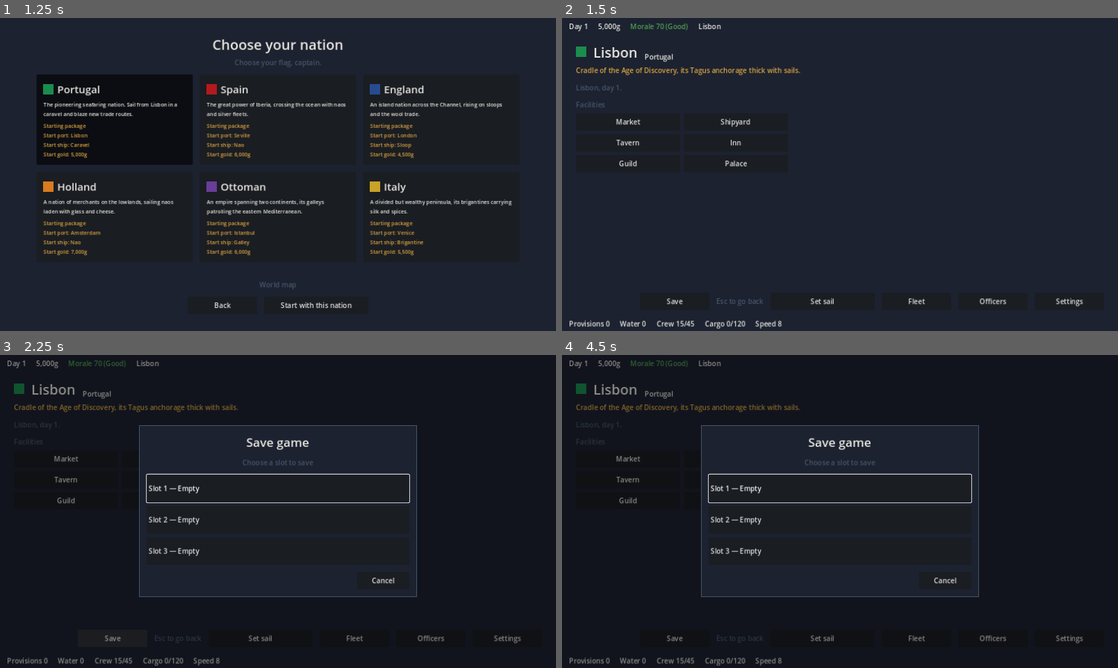
Above: before the commit, frames 1-4 (two rows, left to right).
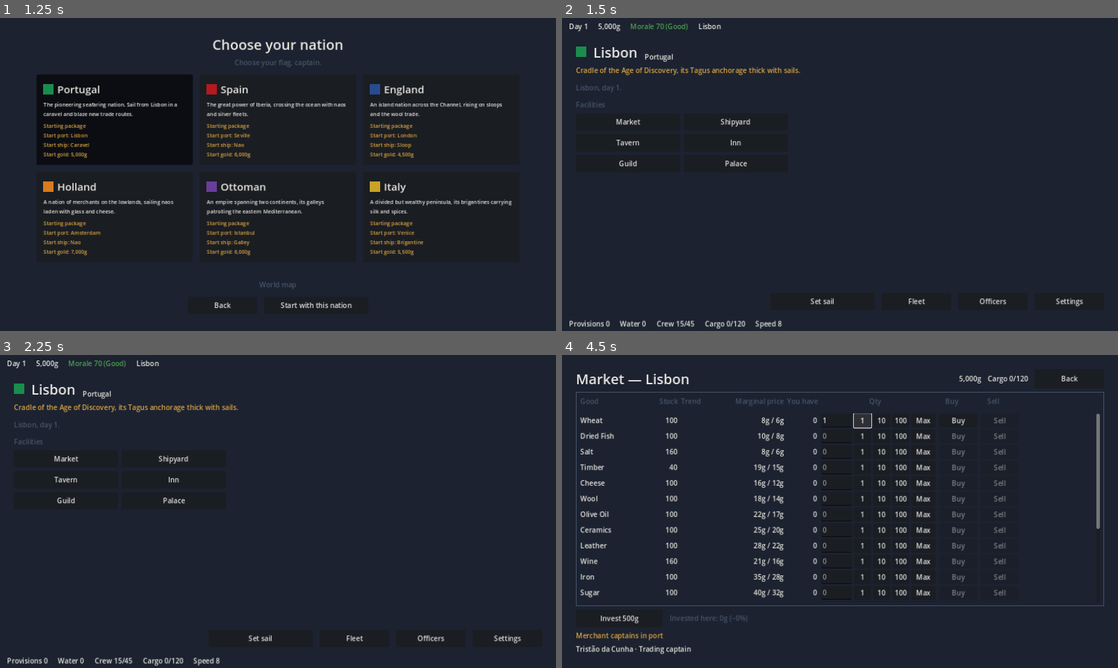
Above: after the commit, the same moments.

Repository: foodfix/SailAge
Game: Godot game, scene res://scenes/title/title_screen.tscn
Same seed, same stepped clock (60 frames per second), same inputs: the game is played once before the commit and once after it.
Inputs (mouse positions are in pixels of both pictures, inside the frame that each line leads up to):
- Up to frame 1 (1.25 s): click "New game" at 0.5 s
- Up to frame 2 (1.5 s): click "Start with this nation" at 1.25 s
- Up to frame 3 (2.25 s): click (111, 639) at 2 s, where only the run before the commit has a clickable "Save"
- Up to frame 4 (4.5 s): click "Market" at 2.75 s; click (734, 458) at 3.5 s, where only the run before the commit has a clickable "Shipyard"; click (862, 420) at 4.25 s, where only the run after the commit has a clickable "1"

Frame 1 is identical in both runs. In frame 2, less than 0.1% of the frame differs, in the area x 18-37%, y 89-92%; in frame 3, 3.3%; in frame 4, 16%, in the area x 1-98%, y 1-100%.

Commit message:
fix(ui): remove Esc-hint labels, move Save into S19, drop the top-bar pointer text, quiet event rumor lookups (80-* §4.6.3)

Diff:
--- a/data/ui_strings.json
+++ b/data/ui_strings.json
@@ -56,10 +56,6 @@
     "zh": "中文 / EN",
     "en": "中文 / EN"
   },
-  "ui.esc_hint": {
-    "zh": "Esc 返回",
-    "en": "Esc to go back"
-  },
   "ui.saved": {
     "zh": "已保存。",
     "en": "Game saved."
@@ -1693,8 +1689,8 @@
     "en": "Extreme"
   },
   "settings.locale": {
-    "zh": "语言(顶部栏按钮切换)",
-    "en": "Language (toggle in the top bar)"
+    "zh": "语言",
+    "en": "Language"
   },
   "settings.return_menu": {
     "zh": "返回主菜单",
--- a/scenes/combat/battle_screen.gd
+++ b/scenes/combat/battle_screen.gd
@@ -141,7 +141,6 @@
 @onready var _day: Label = $TopRow/Day
 @onready var _round: Label = $TopRow/Round
 @onready var _weather: Label = $TopRow/Weather
-@onready var _esc_hint: Label = $TopRow/EscHint
 @onready var _grid_area: Control = $GridArea
 @onready var _sea: ColorRect = $GridArea/Sea
 @onready var _cells: Control = $GridArea/Cells
@@ -659,7 +658,6 @@
 	for label in [_title, _day, _round, _flagship_label, _durability, _crew,
 			_cannons, _target_label]:
 		label.add_theme_color_override("font_color", PaletteLib.TEXT)
-	_esc_hint.add_theme_color_override("font_color", PaletteLib.PANEL_LINE)
 	_weather.add_theme_color_override("font_color", PaletteLib.PANEL_LINE)
 	_reload.add_theme_color_override("font_color", PaletteLib.ACCENT)
 	_title.add_theme_font_size_override("font_size", 20)
@@ -801,7 +799,6 @@
 	_day.text = I18n.fmt("world.day", {"day": int(sim.day)})
 	_round.text = _t("battle.round", {"round": int(sim.round_number())})
 	_weather.text = I18n.t_key("world.weather.%s" % _weather_name())
-	_esc_hint.text = I18n.t_key("ui.esc_hint")
 	_sync_tokens()
 	_bind_stats()
 	_bind_log_records()
--- a/scenes/combat/battle_screen.tscn
+++ b/scenes/combat/battle_screen.tscn
@@ -64,11 +64,6 @@
 layout_mode = 2
 size_flags_horizontal = 3
 text = "-"
-vertical_alignment = 1
-
-[node name="EscHint" type="Label" parent="TopRow"]
-layout_mode = 2
-text = "Esc"
 vertical_alignment = 1
 
 [node name="GridArea" type="Control" parent="."]
--- a/scenes/port/guild_screen.gd
+++ b/scenes/port/guild_screen.gd
@@ -56,7 +56,6 @@
 @onready var _reports_heading: Label = $Layout/VBox/Reports/Heading
 @onready var _reports_rows: VBoxContainer = $Layout/VBox/Reports/Scroll/Rows
 @onready var _reports_empty: Label = $Layout/VBox/Reports/Empty
-@onready var _esc_hint: Label = $Layout/VBox/Footer/EscHint
 @onready var _toast: Label = $Layout/VBox/Toast
 @onready var _toast_timer: Timer = $ToastTimer
 
@@ -71,12 +70,11 @@
 func _ready() -> void:
 	_background.color = PaletteLib.PANEL_BG
 	for label in [_title, _gold, _fame, _offers_heading, _offers_hint,
-			_announce, _reports_heading, _esc_hint, _toast]:
+			_announce, _reports_heading, _toast]:
 		label.add_theme_color_override("font_color", PaletteLib.TEXT)
 	_fame.add_theme_color_override("font_color", PaletteLib.ACCENT)
 	_offers_hint.add_theme_color_override("font_color", PaletteLib.PANEL_LINE)
 	_announce.add_theme_color_override("font_color", PaletteLib.ACCENT)
-	_esc_hint.add_theme_color_override("font_color", PaletteLib.PANEL_LINE)
 	_title.add_theme_font_size_override("font_size", 32)
 	_toast.visible = false
 	_toast_timer.one_shot = true
@@ -130,7 +128,7 @@
 	var out: Array = [
 		_title.text, _gold.text, _fame.text, _back_button.text,
 		_offers_heading.text, _offers_hint.text, _announce.text,
-		_reports_heading.text, _esc_hint.text,
+		_reports_heading.text,
 	]
 	for container in [_offers_rows, _reports_rows]:
 		for child in _walk_labels(container):
@@ -219,7 +217,6 @@
 		"day": QuestGenLib.next_refresh_day(GameState.day),
 	})
 	_reports_heading.text = I18n.t_key("guild.report.section")
-	_esc_hint.text = I18n.t_key("ui.esc_hint")
 	_bind_offers()
 	_bind_reports()
 
--- a/scenes/port/guild_screen.tscn
+++ b/scenes/port/guild_screen.tscn
@@ -135,11 +135,6 @@
 theme_override_constants/separation = 16
 alignment = 2
 
-[node name="EscHint" type="Label" parent="Layout/VBox/Footer"]
-layout_mode = 2
-size_flags_vertical = 4
-text = "Esc to go back"
-
 [node name="Toast" type="Label" parent="Layout/VBox"]
 visible = false
 layout_mode = 2
--- a/scenes/port/inn_screen.gd
+++ b/scenes/port/inn_screen.gd
@@ -47,7 +47,6 @@
 @onready var _odd_job_button: Button = $Layout/VBox/Actions/OddJobButton
 @onready var _odd_job_hint: Label = $Layout/VBox/Actions/OddJobHint
 @onready var _back_button: Button = $Layout/VBox/Footer/Back
-@onready var _esc_hint: Label = $Layout/VBox/Footer/EscHint
 
 ## Routing switch for headless tests (the `port_screen.route_to_world`
 ## convention): with `false`, [method leave] runs the state transition and
@@ -75,7 +74,6 @@
 		label.add_theme_color_override("font_color", PaletteLib.TEXT)
 	_rest_hint.add_theme_color_override("font_color", PaletteLib.PANEL_LINE)
 	_odd_job_hint.add_theme_color_override("font_color", PaletteLib.PANEL_LINE)
-	_esc_hint.add_theme_color_override("font_color", PaletteLib.PANEL_LINE)
 	_status_panel.add_theme_stylebox_override("panel", _panel_style())
 	_title.add_theme_font_size_override("font_size", 32)
 	for button in [_rest_button, _odd_job_button, _back_button]:
@@ -182,7 +180,6 @@
 	_bind_captains()
 
 	_back_button.text = I18n.t_key("ui.back")
-	_esc_hint.text = I18n.t_key("ui.esc_hint")
 
 
 func _bind_rest() -> void:
--- a/scenes/port/inn_screen.tscn
+++ b/scenes/port/inn_screen.tscn
@@ -120,11 +120,6 @@
 theme_override_constants/separation = 16
 alignment = 2
 
-[node name="EscHint" type="Label" parent="Layout/VBox/Footer"]
-layout_mode = 2
-size_flags_vertical = 4
-text = "Esc to go back"
-
 [node name="Back" type="Button" parent="Layout/VBox/Footer"]
 custom_minimum_size = Vector2(120, 40)
 layout_mode = 2
--- a/scenes/port/officers_panel.gd
+++ b/scenes/port/officers_panel.gd
@@ -256,7 +256,6 @@
 	_mode_note.visible = is_read_only()
 	_mode_note.text = I18n.t_key("officers.readonly_sea") if is_read_only() else ""
 	_close_button.text = I18n.t_key("ui.close")
-	_hint.text = I18n.t_key("ui.esc_hint")
 
 	_clear(_rows_box)
 	_rows.clear()
--- a/scenes/port/palace_screen.gd
+++ b/scenes/port/palace_screen.gd
@@ -54,7 +54,6 @@
 @onready var _tournament_button: Button = $Layout/VBox/Rows/TournamentRow/Action
 @onready var _retire_button: Button = $Layout/VBox/Rows/RetireRow/Retire
 @onready var _confirm: Control = $ConfirmDialog
-@onready var _esc_hint: Label = $Layout/VBox/Footer/EscHint
 @onready var _toast: Label = $Layout/VBox/Toast
 @onready var _toast_timer: Timer = $ToastTimer
 
@@ -74,11 +73,11 @@
 func _ready() -> void:
 	_background.color = PaletteLib.PANEL_BG
 	for label in [_title, _title_row, _title_next, _mission_label, _repair_label,
-			_bounty_label, _tournament_label, _esc_hint, _toast]:
+			_bounty_label, _tournament_label, _toast]:
 		label.add_theme_color_override("font_color", PaletteLib.TEXT)
 	for label in [_fame, _title_next]:
 		label.add_theme_color_override("font_color", PaletteLib.ACCENT)
-	for label in [_rep, _esc_hint]:
+	for label in [_rep]:
 		label.add_theme_color_override("font_color", PaletteLib.PANEL_LINE)
 	_title.add_theme_font_size_override("font_size", 32)
 	for button in [_back_button, _ceremony, _mission_button, _repair_button,
@@ -148,7 +147,7 @@
 		_title_next.text, _ceremony.text, _mission_label.text,
 		_mission_button.text, _repair_label.text, _repair_button.text,
 		_bounty_label.text, _bounty_button.text, _tournament_label.text,
-		_tournament_button.text, _esc_hint.text,
+		_tournament_button.text,
 	]
 	if retire_row_visible():
 		out.append(_retire_button.text)
@@ -328,7 +327,6 @@
 	})
 	_fame.text = I18n.fmt("ending.fame", {"fame": GameState.fame})
 	_back_button.text = I18n.t_key("ui.back")
-	_esc_hint.text = I18n.t_key("ui.esc_hint")
 	_bind_title()
 	_bind_mission()
 	_bind_repair()
--- a/scenes/port/palace_screen.tscn
+++ b/scenes/port/palace_screen.tscn
@@ -173,11 +173,6 @@
 mouse_filter = 2
 alignment = 2
 
-[node name="EscHint" type="Label" parent="Layout/VBox/Footer"]
-layout_mode = 2
-size_flags_vertical = 4
-text = "Esc to go back"
-
 [node name="Toast" type="Label" parent="Layout/VBox"]
 visible = false
 layout_mode = 2
--- a/scenes/port/port_screen.gd
+++ b/scenes/port/port_screen.gd
@@ -114,8 +114,6 @@
 @onready var _officers_button: Button = $Layout/VBox/Footer/Officers
 @onready var _settings_button: Button = $Layout/VBox/Footer/Settings
 
-@onready var _save_button: Button = $Layout/VBox/Footer/Save
-@onready var _esc_hint: Label = $Layout/VBox/Footer/EscHint
 
 ## Routing switch for headless tests (the `GameState.new_game(..., route)`
 ## convention): with `false`, [method set_sail] runs the whole state transition
@@ -167,8 +165,6 @@
 
 	# T17 (docs/80-* §4.6): the S4 Save row. `F5` works on any screen but is
 	# only *allowed* in port; this row is the discoverable entry point.
-	_save_button.custom_minimum_size = Vector2(160, PaletteLib.BUTTON_H)
-	_save_button.pressed.connect(open_save_dialog)
 
 	# S4 keeps the same bars as S3, but the sea viewport (minimap + weather
 	# glyph) is replaced by the port menu (docs/80-* §4.5).
@@ -545,13 +541,9 @@
 	_officers_button.text = I18n.t_key("officers.title")
 	_facility_heading.text = I18n.t_key("port.facilities")
 
-	# T17: docs/80-* §4.6 "Save: available only at port". The row lives on S4,
-	# so it is enabled whenever there is a run docked here; `F5` elsewhere shows
-	# `ui.cant_save_here` through SaveSystem.
-	_save_button.text = I18n.t_key("port.save")
-	_save_button.disabled = port.is_empty()
-	_esc_hint.text = I18n.t_key("ui.esc_hint")
-	_esc_hint.add_theme_color_override("font_color", PaletteLib.PANEL_LINE)
+	# docs/80-* §4.6 amended: the Save row moved into the S19 settings panel
+	# (its Save action opens the same 3-slot dialog); the footer keeps
+	# Set Sail · Fleet · Officers · Settings.
 	# Nothing to leave when not docked (standalone load): the button stays
 	# visible for layout but disabled, so no input can start a bogus route.
 	_set_sail_button.disabled = port.is_empty()
--- a/scenes/port/port_screen.tscn
+++ b/scenes/port/port_screen.tscn
@@ -103,16 +103,6 @@
 theme_override_constants/separation = 16
 alignment = 2
 
-[node name="Save" type="Button" parent="Layout/VBox/Footer"]
-custom_minimum_size = Vector2(160, 40)
-layout_mode = 2
-text = "Save"
-
-[node name="EscHint" type="Label" parent="Layout/VBox/Footer"]
-layout_mode = 2
-size_flags_vertical = 4
-text = "Esc to go back"
-
 [node name="SetSail" type="Button" parent="Layout/VBox/Footer"]
 custom_minimum_size = Vector2(240, 40)
 layout_mode = 2
--- a/scenes/port/shipyard_screen.gd
+++ b/scenes/port/shipyard_screen.gd
@@ -120,7 +120,6 @@
 @onready var _hud: Control = $HUD
 @onready var _title: Label = $Layout/VBox/Header/Title
 @onready var _gold_label: Label = $Layout/VBox/Header/Gold
-@onready var _esc_hint: Label = $Layout/VBox/Header/EscHint
 @onready var _back_button: Button = $Layout/VBox/Header/Back
 @onready var _catalog_title: Label = $Layout/VBox/Body/CatalogPanel/Margin/Box/CatalogTitle
 @onready var _catalog_rows: VBoxContainer = $Layout/VBox/Body/CatalogPanel/Margin/Box/CatalogScroll/CatalogRows
@@ -136,7 +135,6 @@
 	_title.add_theme_font_size_override("font_size", 32)
 	for label in [_title, _gold_label, _catalog_title, _fleet_title]:
 		label.add_theme_color_override("font_color", PaletteLib.TEXT)
-	_esc_hint.add_theme_color_override("font_color", PaletteLib.PANEL_LINE)
 	_back_button.custom_minimum_size.y = PaletteLib.BUTTON_H
 	_back_button.pressed.connect(go_back)
 	_catalog_title.add_theme_font_size_override("font_size", 20)
@@ -237,7 +235,6 @@
 	_gold_label.text = I18n.fmt(
 		"ui.gold_amount", {"gold": HudLib.format_thousands(GameState.gold)}
 	)
-	_esc_hint.text = I18n.t_key("ui.esc_hint")
 	_back_button.text = I18n.t_key("ui.back")
 
 
--- a/scenes/port/shipyard_screen.tscn
+++ b/scenes/port/shipyard_screen.tscn
@@ -61,11 +61,6 @@
 layout_mode = 2
 size_flags_vertical = 4
 text = "-g"
-
-[node name="EscHint" type="Label" parent="Layout/VBox/Header"]
-layout_mode = 2
-size_flags_vertical = 4
-text = "Esc to go back"
 
 [node name="Back" type="Button" parent="Layout/VBox/Header"]
 custom_minimum_size = Vector2(120, 40)
--- a/scenes/port/tavern_screen.gd
+++ b/scenes/port/tavern_screen.gd
@@ -103,7 +103,6 @@
 @onready var _officer_reason: Label = $Layout/VBox/Body/OfficersPanel/Reason
 @onready var _toast: Label = $Layout/VBox/Toast
 @onready var _toast_timer: Timer = $ToastTimer
-@onready var _esc_hint: Label = $Layout/VBox/Footer/EscHint
 
 ## Currently shown tab ([constant TAB_CREW] / [constant TAB_OFFICERS]).
 var _tab: String = TAB_CREW
@@ -134,14 +133,13 @@
 	$Background.color = PaletteLib.PANEL_BG
 	for label in [
 		_title, _gold, _crew_count, _morale, _per_head, _reason, _min_note,
-		_roster_header, _officer_reason, _esc_hint, _toast, _rumor_price,
+		_roster_header, _officer_reason, _toast, _rumor_price,
 		_rumor_empty, _rumor_tournament,
 	]:
 		label.add_theme_color_override("font_color", PaletteLib.TEXT)
 	_per_head.add_theme_color_override("font_color", PaletteLib.ACCENT)
 	_rumor_price.add_theme_color_override("font_color", PaletteLib.ACCENT)
 	_min_note.add_theme_color_override("font_color", PaletteLib.PANEL_LINE)
-	_esc_hint.add_theme_color_override("font_color", PaletteLib.PANEL_LINE)
 	_rumor_empty.add_theme_color_override("font_color", PaletteLib.PANEL_LINE)
 	_title.add_theme_font_size_override("font_size", 32)
 	_toast.visible = false
@@ -308,7 +306,6 @@
 	_crew_tab.text = I18n.t_key("tavern.crew_tab")
 	_officers_tab.text = I18n.t_key("tavern.officers_tab")
 	_rumors_tab.text = I18n.t_key("tavern.rumor_tab")
-	_esc_hint.text = I18n.t_key("ui.esc_hint")
 	# Active tab is accent-colored and held down; the inactive one stays
 	# neutral (toggle buttons, so only one reads as "current").
 	for pair in [[TAB_CREW, _crew_tab], [TAB_OFFICERS, _officers_tab],
@@ -612,7 +609,9 @@
 	var nation_id := str(row.get("nation_id", ""))
 	var nation := I18n.t(DataLoader.get_nation(nation_id).get("name", {})) \
 		if not nation_id.is_empty() else "-"
-	var role := I18n.t_key("captain.role.%s" % str(row.get("role", "")))
+	# NOTE: no `captain.role.*` lookup here — the event telegraph rows carry
+	# no role and none of the four rumor texts uses one, so a blind lookup
+	# would log `unknown ui_strings key 'captain.role.'` per event row.
 	match str(row.get("kind", "")):
 		"event":
 			return I18n.fmt("captain.rumor.event", {
--- a/scenes/port/tavern_screen.tscn
+++ b/scenes/port/tavern_screen.tscn
@@ -230,8 +230,3 @@
 [node name="Footer" type="HBoxContainer" parent="Layout/VBox"]
 layout_mode = 2
 alignment = 2
-
-[node name="EscHint" type="Label" parent="Layout/VBox/Footer"]
-layout_mode = 2
-size_flags_vertical = 4
-text = "Esc to go back"
--- a/scenes/ui_shared/character_panel.gd
+++ b/scenes/ui_shared/character_panel.gd
@@ -265,7 +265,6 @@
 	_wage.text = I18n.fmt("char.officer_wage", {"gold": CharacterLib.officer_wages()})
 	_close_button.text = I18n.t_key("ui.close")
 	_officers_button.text = I18n.t_key("officers.title")
-	_hint.text = I18n.t_key("ui.esc_hint")
 	_levelup.visible = CharacterLib.pending_levelup
 	if _levelup.visible:
 		_levelup.text = I18n.fmt("char.level_up", {"level": level})
--- a/scenes/ui_shared/fleet_panel.gd
+++ b/scenes/ui_shared/fleet_panel.gd
@@ -282,7 +282,6 @@
 	_summary.text += " · " + _hud_line()
 	_mode_note.visible = is_read_only()
 	_mode_note.text = _read_only_note()
-	_hint.text = I18n.t_key("ui.esc_hint")
 	_close_button.text = I18n.t_key("ui.close")
 
 
--- a/scenes/ui_shared/settings_panel.gd
+++ b/scenes/ui_shared/settings_panel.gd
@@ -77,7 +77,8 @@
 @onready var _locale_row: Label = $Center/Panel/Margin/Body/LocaleRow/LocaleLabel
 @onready var _locale_button: Button = $Center/Panel/Margin/Body/LocaleRow/LocaleButton
 @onready var _close_button: Button = $Center/Panel/Margin/Body/Footer/Close
-@onready var _esc_hint: Label = $Center/Panel/Margin/Body/Footer/Hint
+@onready var _save_row: HBoxContainer = $Center/Panel/Margin/Body/SaveRow
+@onready var _save_button: Button = $Center/Panel/Margin/Body/SaveRow/SaveButton
 @onready var _return_row: HBoxContainer = $Center/Panel/Margin/Body/ReturnRow
 @onready var _return_button: Button = $Center/Panel/Margin/Body/ReturnRow/ReturnButton
 
@@ -135,12 +136,13 @@
 	_current.add_theme_color_override("font_color", PaletteLib.ACCENT)
 	_hint.add_theme_color_override("font_color", PaletteLib.PANEL_LINE)
 	_locale_row.add_theme_color_override("font_color", PaletteLib.TEXT)
-	_esc_hint.add_theme_color_override("font_color", PaletteLib.PANEL_LINE)
 	_close_button.custom_minimum_size = Vector2(120, PaletteLib.BUTTON_H)
 	_close_button.pressed.connect(close)
 	_locale_button.pressed.connect(I18n.toggle_locale)
 	_return_button.pressed.connect(_on_return_pressed)
+	_save_button.pressed.connect(_on_save_pressed)
 	_return_row.visible = host_is_port()
+	_save_row.visible = host_is_port()
 	_build_presets()
 	EventBus.locale_changed.connect(_on_locale_changed)
 
@@ -184,15 +186,7 @@
 ## screen (S1): the S4 mount is the only one with a run to leave, so it is
 ## the only one that shows `Return to main menu` (§4.6.3 amended).
 func host_is_port() -> bool:
-	var parent := get_parent()
-	if parent == null:
-		return false
-	# attach_to() may wrap a Node2D host in a `SettingsLayer` CanvasLayer;
-	# walk up to the first node that is neither the layer nor the panel.
-	var host := parent
-	while host != null and (host.name == "SettingsLayer"
-			or host.name == "SettingsPanel"):
-		host = host.get_parent()
+	var host := _resolve_host()
 	if host == null:
 		return false
 	# The S1 host is the title screen (a Control whose scene path names it);
@@ -204,6 +198,29 @@
 ## The locale toggle button (tests / hosts) — the only language control.
 func locale_button() -> Button:
 	return _locale_button
+
+
+## The S4-mounted Save action button (tests / hosts), or null.
+func save_button() -> Button:
+	return _save_button
+
+
+## Pressed `Save` (S4 mount): close the panel and open the 3-slot save dialog
+## on the host — the exact flow the retired footer row drove (§4.7).
+func _on_save_pressed() -> void:
+	var host := _resolve_host()
+	close()
+	if host != null:
+		SaveSystem.open_save_dialog(host)
+
+
+## The node [method attach_to] mounted this panel under (the S1/S4 screen).
+func _resolve_host() -> Node:
+	var host := get_parent()
+	while host != null and (host.name == "SettingsLayer"
+			or host.name == "SettingsPanel"):
+		host = host.get_parent()
+	return host
 
 
 ## The S4-mounted return action button (tests / hosts), or null.
@@ -271,8 +288,12 @@
 	_locale_button.text = I18n.t_key("ui.language_toggle")
 	_close_button.text = I18n.t_key("settings.close")
 	_return_button.text = I18n.t_key("settings.return_menu")
+	_save_button.text = I18n.t_key("port.save")
+	# docs/80-* §4.7: saving is offered only while docked — the panel shows
+	# the action on the S4 mount and disables it when the precondition is off.
 	_return_row.visible = host_is_port()
-	_esc_hint.text = I18n.t_key("ui.esc_hint")
+	_save_row.visible = host_is_port()
+	_save_button.disabled = not SaveSystem.can_save_here()
 	for preset in _preset_buttons:
 		var button: Button = _preset_buttons[preset]
 		button.text = _preset_name(str(preset))
--- a/scenes/ui_shared/settings_panel.tscn
+++ b/scenes/ui_shared/settings_panel.tscn
@@ -84,6 +84,15 @@
 custom_minimum_size = Vector2(160, 40)
 layout_mode = 2
 
+[node name="SaveRow" type="HBoxContainer" parent="Center/Panel/Margin/Body"]
+visible = false
+layout_mode = 2
+alignment = 1
+
+[node name="SaveButton" type="Button" parent="Center/Panel/Margin/Body/SaveRow"]
+custom_minimum_size = Vector2(240, 40)
+layout_mode = 2
+
 [node name="ReturnRow" type="HBoxContainer" parent="Center/Panel/Margin/Body"]
 visible = false
 layout_mode = 2
@@ -98,10 +107,6 @@
 theme_override_constants/separation = 16
 alignment = 2
 
-[node name="Hint" type="Label" parent="Center/Panel/Margin/Body/Footer"]
-layout_mode = 2
-size_flags_vertical = 4
-
 [node name="Close" type="Button" parent="Center/Panel/Margin/Body/Footer"]
 custom_minimum_size = Vector2(120, 40)
 layout_mode = 2
--- a/tools/test_density.gd
+++ b/tools/test_density.gd
@@ -527,6 +527,21 @@
 		_check(returned.size() == 1 and not panel.is_open(),
 			"confirming routes out of the panel and emits return_to_menu")
 	_check(panel.host_is_port(), "the S4 mount reports a port host")
+	# The S4 mount also carries the Save action (amended §4.6.3: the footer
+	# row moved into S19); it opens the 3-slot dialog over S4. The return
+	# confirm closed the panel, so reopen first.
+	panel.open()
+	var sb: Button = panel.save_button()
+	_check(sb != null and sb.is_visible_in_tree(),
+		"the S4 mount shows the Save action")
+	if sb != null:
+		_check(sb.text == I18n.t_key("port.save"),
+			"the Save action uses port.save")
+		panel.close()
+		sb.pressed.emit()
+		_check(not panel.is_open(),
+			"Save closes the panel and opens the slot dialog over S4")
+		_check(port.has_modal(), "the save slot dialog is up over S4")
 	# The standalone footer row greys out (no run docked).
 	GameState.current_port = null
 	EventBus.day_advanced.emit(GameState.day)
--- a/tools/test_save.gd
+++ b/tools/test_save.gd
@@ -916,14 +916,22 @@
 	var port: Control = PortScene.instantiate()
 	add_child(port)
 	port.route_to_world = false
-	var save_button: Button = port.get_node("Layout/VBox/Footer/Save")
-	_check(save_button != null, "the port hub has a Save row")
+	# Amended 2026-10-31: the Save row lives in the S19 settings panel, not on
+	# the S4 footer (the footer keeps Set Sail · Fleet · Officers · Settings).
+	_check(port.get_node_or_null("Layout/VBox/Footer/Save") == null,
+		"the S4 footer no longer carries a Save row (Save moved into S19)")
+	_check(port.get_node_or_null("Layout/VBox/Footer/EscHint") == null,
+		"the S4 footer no longer carries an Esc hint")
+	var panel: Control = port.open_settings_panel()
+	var save_button: Button = panel.save_button()
+	_check(save_button != null, "the S19 panel has a Save action")
 	_check(save_button.text == I18n.t_key("port.save"),
-		"the Save row is localised (got '%s')" % save_button.text)
-	_check(save_button.disabled == false, "the Save row is enabled while docked")
+		"the Save action is localised (got '%s')" % save_button.text)
+	_check(save_button.disabled == false, "the Save action is enabled while docked")
+	panel.close()
 	var save_dialog: Control = port.open_save_dialog()
 	_check(save_dialog != null and save_dialog.is_open(),
-		"the port Save row opens the slot dialog")
+		"the port opens the slot dialog")
 	_check(save_dialog != null and save_dialog.mode() == SlotDialogLib.MODE_SAVE,
 		"the port opens it in Save mode")
 	# Choosing a slot in that dialog must actually write through SaveSystem
@@ -936,10 +944,14 @@
 			"the written slot reports the current day (64)")
 		save_dialog.queue_free()
 
-	# With no docked port the row is disabled and refuses to open.
+	# With no docked port the S19 Save action is disabled and the S4 API
+	# refuses to open.
 	GameState.current_port = null
 	port._bind()
-	_check(save_button.disabled, "the Save row is disabled with no docked port")
+	var panel2: Control = port.open_settings_panel()
+	_check(panel2.save_button().disabled,
+		"the S19 Save action is disabled with no docked port")
+	panel2.close()
 	_check(port.open_save_dialog() == null, "open_save_dialog() refuses without a port")
 	port.queue_free()
 
Not shown, changed: docs/30-PORTS-AND-TRADE.md
Not shown, changed: docs/80-UI-UX.md
